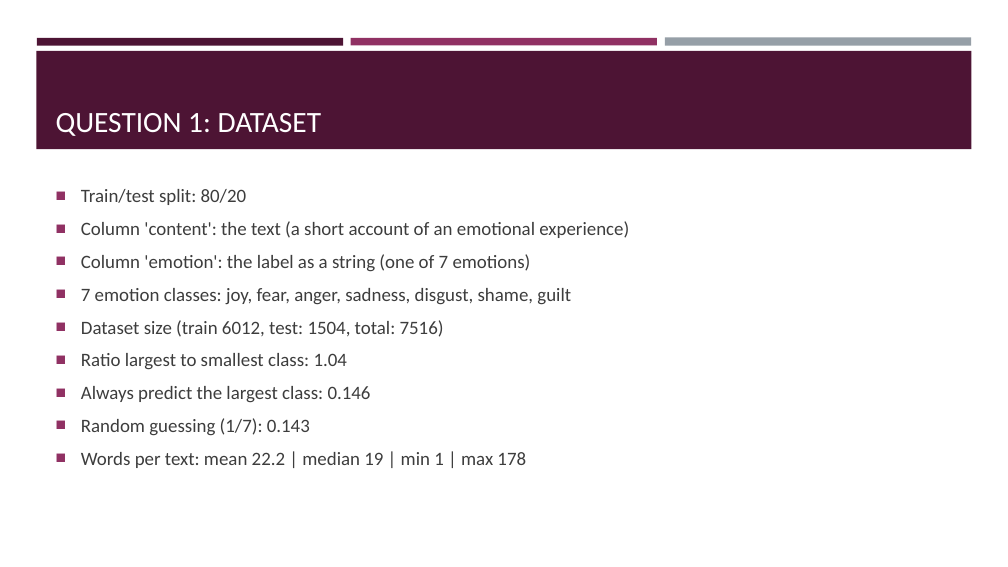
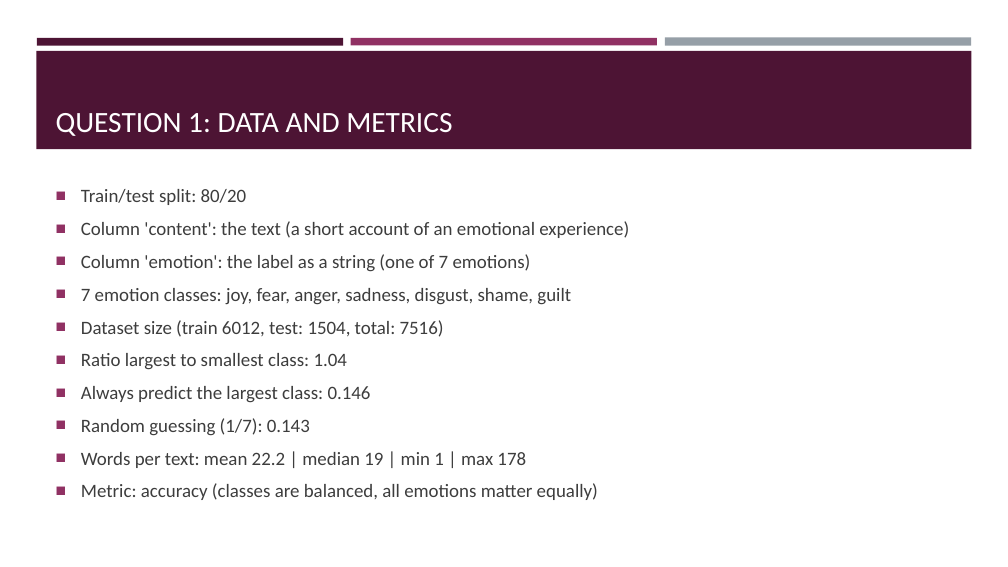
Before and after one commit to PepBaggen/nlp1-project, a slide deck: slide 2 of project1/NLP1_Project1_slides.pptx. Drawn at 1008x567 pixels with LibreOffice and Linux fonts; fonts in the diff are those of the drawing. Boxes give left, top, right and bottom in pixels: in the first picture for what was removed or moved away, otherwise in the second. Text is boxed around its words. In the diff, an @@ line names an element or a change of style, - is before the commit and + after.

```diff
--- a/project1/NLP1_Project1_slides.pptx
+++ b/project1/NLP1_Project1_slides.pptx
@@ title at [56, 113, 452, 136]: text changed @@
-QUESTION 1: DATASET
+QUESTION 1: DATA AND METRICS
@@ text at [81, 483, 598, 500]: paragraph added @@
+■ Metric: accuracy (classes are balanced, all emotions matter equally)
```
Also in this commit, not shown: 5 other slides changed, 1 slide removed, 2 other files.
